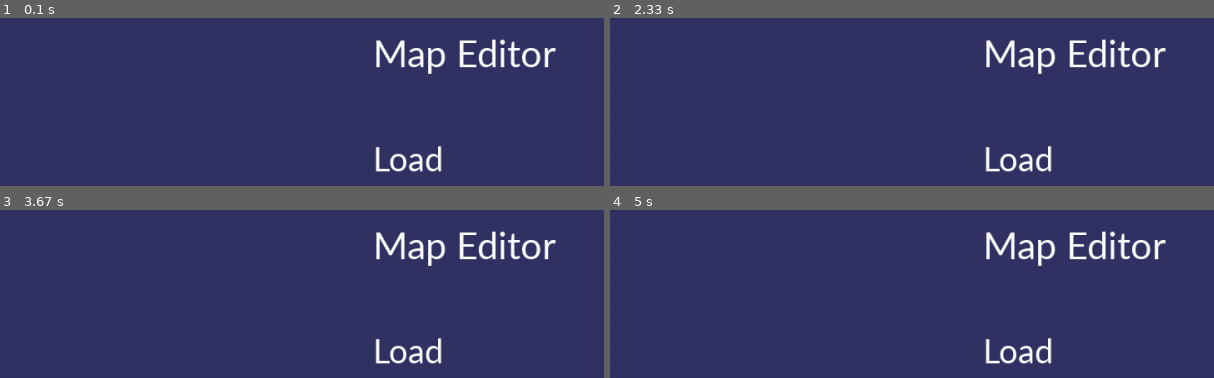
Above: before the commit, frames 1-4 (two rows, left to right).
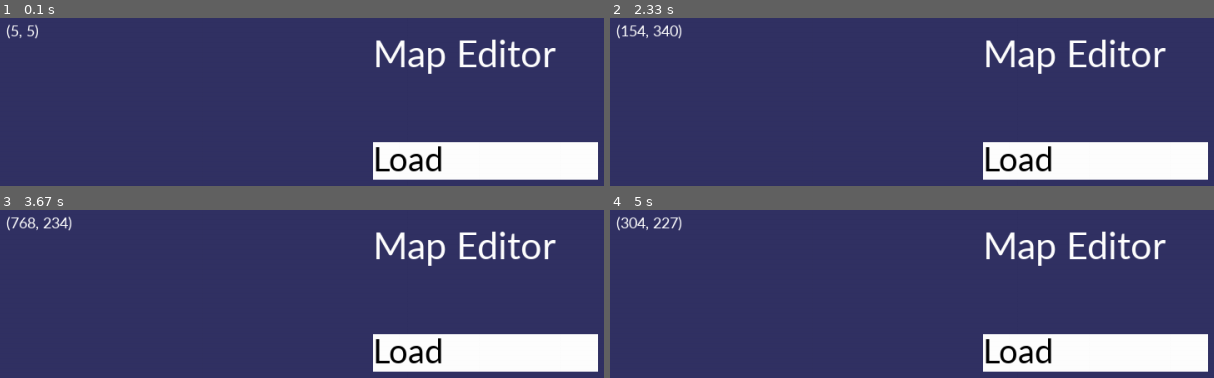
Above: after the commit, the same moments.

Repository: Group-of-PLAGUE-Time-Wanderer/PLAGUE-Time-Wanderer
Game: pygame game, started from Jeu_vidéo2/Editor/__main__.py
Same seed, same stepped clock (60 frames per second), same inputs: the game is played once before the commit and once after it.
Inputs (mouse positions are in pixels of both pictures, inside the frame that each line leads up to):
- Up to frame 1 (0.1 s): no input
- Up to frame 2 (2.33 s): tap F at 0.33 s; hold F 1.67-2.13 s; click (outside the picture) at 2.22 s
- Up to frame 3 (3.67 s): click (outside the picture) at 2.55 s; click (outside the picture) at 2.88 s; click (108, 371) at 3.22 s; click (outside the picture) at 3.55 s
- Up to frame 4 (5 s): click (785, 304) at 3.88 s; click (outside the picture) at 4.22 s; click (outside the picture) at 4.55 s; click (outside the picture) at 4.88 s

The runs differ from the first frame. In frame 1, 8.6% of the frame differs, in the area x 1-100%, y 3-97%; in frame 2, 8.8%; in frame 3, 8.8%; in frame 4, 8.8%.

Commit message:
Added coordonates + freeze functions to editor

Diff:
--- a/Jeu_vidéo2/Editor/__main__.py
+++ b/Jeu_vidéo2/Editor/__main__.py
@@ -1,31 +1,62 @@
-#!/usr/bin/python
 # coding: utf-8
 import pygame
+from time import sleep
 
 pygame.init()
 window = pygame.display.set_mode((1080, 720))
 refresh = pygame.display.flip
+clock = pygame.time.Clock()
 
 black = (0, 0, 0)
 bgcolor = (50, 50, 100)
 white = (255, 255, 255)
+loadrect = [
+            450,  # début x
+            155,  # début y
+            270,  # fin x (relatif)
+            45,  # fin y (relatif)
+        ]
+loadsquare = pygame.draw.rect(window, white, loadrect)
 pygame.display.set_caption("Time Wanderer: Map Editor (Indev 0.3)", "PLAGUE: Time wanderer; Map editor")
+
 title = pygame.font.SysFont("Calibri", 50)
 h2 = pygame.font.SysFont("Calibri", 45)
+h4 = pygame.font.SysFont("Calibri", 20)
+
+mousepos = ""
+freeze = False
 
 running = True
 
 while running:
     window.fill(bgcolor)
     window.blit(title.render("Map Editor", True, white), (450, 20))
-    load = h2.render("Load", True, white)
+    load = h2.render("Load", True, black)
 
-    loadhover = h2.render("> Load", True, white)
+    loadhover = h2.render("> Load", True, black)
+    loadsquare = pygame.draw.rect(window, white, loadrect)
     window.blit(load, (450, 150))
-    refresh()
 
     for event in pygame.event.get():
         if event.type == pygame.QUIT:
             running = False
 
+        try:  # toggleing
+            if event.type == pygame.KEYDOWN and event.key == pygame.K_f:
+                if freeze:
+                    freeze = False
+                else:
+                    freeze = True
+        except AttributeError:
+            pass
+
+        if not freeze:
+            mousepos = str(pygame.mouse.get_pos())
+
+    mpos = h4.render(mousepos, True, white)
+    window.blit(mpos, (10, 10))
+
+    refresh()
+    clock.tick(120)
+
 pygame.quit()
